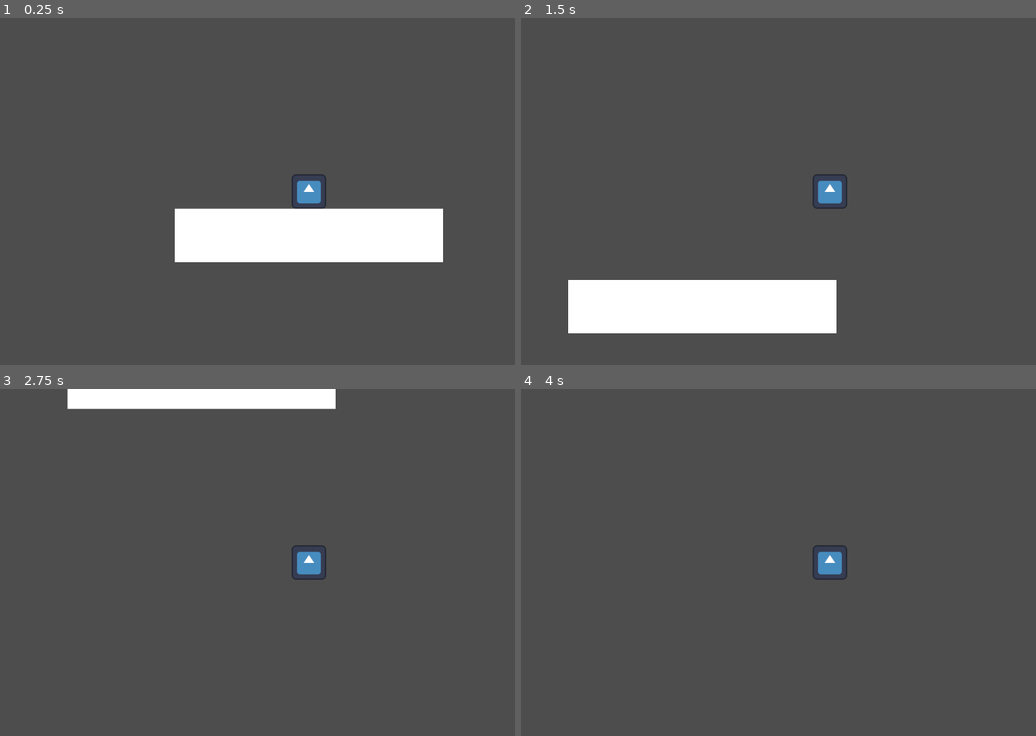
Above: before the commit, frames 1-4 (two rows, left to right).
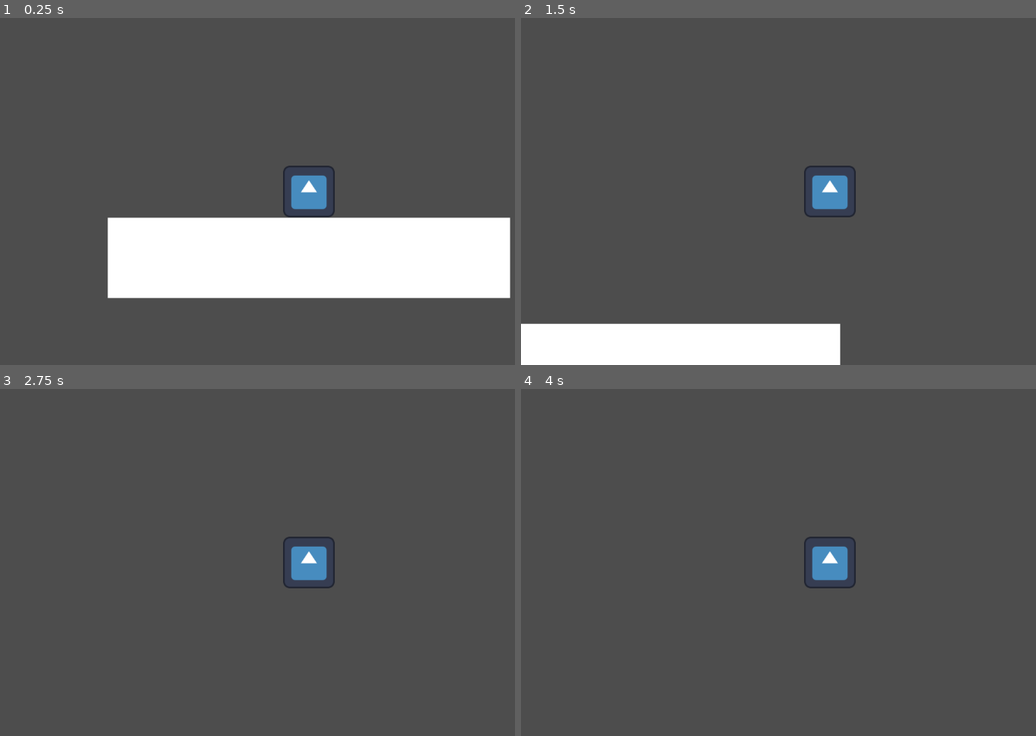
Above: after the commit, the same moments.

Repository: sfaruque10/Godot-2D-Game
Game: Godot game, scene res://platformV1.tscn
The game is run twice, just before and just after one commit, with the same random seed, the same clock (stepped at 60 frames per second) and the same inputs. The engine's default icon, where the game draws it, is replaced by a stand-in: a white triangle on a blue panel in a dark square.
Inputs:
- Up to frame 1 (0.25 s): no input
- Up to frame 2 (1.5 s): tap Enter at 0.5 s; hold Right (ui_right) from 0.53 s (still down); tap Space (dash) at 0.6 s; tap Up (jump) at 0.77, 0.8, 1.07, 1.35 s
- Up to frame 3 (2.75 s): tap Up (jump) at 1.52, 1.82, 2.3 s; tap Space (dash) at 1.55, 2.1 s; release Right (ui_right) at 2.03 s; hold Left (ui_left) from 2.03 s (still down)
- Up to frame 4 (4 s): release Left (ui_left) at 2.78 s; hold Right (ui_right) from 2.78 s (still down); tap Space (dash) at 2.85, 3.5 s; tap Up (jump) at 3.02, 3.32, 3.6, 3.77 s

The runs differ from the first frame. In frame 1, 14% of the frame differs, in the area x 20-100%, y 42-81%; in frame 2, 13%; in frame 3, 3.7%; in frame 4, 0.7%.

Commit message:
Added horizontal bounds, changed some stage one and added part of second stage

Diff:
--- a/2d-game/baseGameLevel.tscn
+++ b/2d-game/baseGameLevel.tscn
@@ -8,6 +8,9 @@
 a = Vector2(3223, 0)
 b = Vector2(-3260, 0)
 
+[sub_resource type="RectangleShape2D" id="RectangleShape2D_t3wiy"]
+size = Vector2(200, 5239.5)
+
 [sub_resource type="RectangleShape2D" id="RectangleShape2D_q5v5t"]
 size = Vector2(261.5, 222.5)
 
@@ -29,9 +32,19 @@
 [sub_resource type="RectangleShape2D" id="RectangleShape2D_3kg2f"]
 size = Vector2(417, 234)
 
+[sub_resource type="RectangleShape2D" id="RectangleShape2D_aevuf"]
+size = Vector2(330.5, 82)
+
+[sub_resource type="RectangleShape2D" id="RectangleShape2D_uvsk6"]
+size = Vector2(727, 82)
+
+[sub_resource type="RectangleShape2D" id="RectangleShape2D_sjpi1"]
+size = Vector2(350, 99)
+
 [node name="BaseGameLevel" type="Node2D"]
 
 [node name="Player" parent="." instance=ExtResource("1_atsvf")]
+position = Vector2(-44, -1804)
 
 [node name="Starting Platform" type="Area2D" parent="."]
 position = Vector2(29, 132)
@@ -48,6 +61,20 @@
 [node name="CollisionShape2D" type="CollisionShape2D" parent="Starting Platform/StaticBody2D"]
 shape = SubResource("SegmentShape2D_q5v5t")
 
+[node name="Boundary Left" type="StaticBody2D" parent="."]
+position = Vector2(-3542, -206)
+
+[node name="CollisionShape2D" type="CollisionShape2D" parent="Boundary Left"]
+position = Vector2(214, -2156)
+shape = SubResource("RectangleShape2D_t3wiy")
+
+[node name="Boundary Right" type="StaticBody2D" parent="."]
+position = Vector2(3148, -177)
+
+[node name="CollisionShape2D" type="CollisionShape2D" parent="Boundary Right"]
+position = Vector2(191, -2183)
+shape = SubResource("RectangleShape2D_t3wiy")
+
 [node name="Platform 1" type="StaticBody2D" parent="."]
 position = Vector2(412, 19)
 
@@ -152,7 +179,7 @@
 shape = SubResource("RectangleShape2D_f53ul")
 
 [node name="Platform 10" type="StaticBody2D" parent="."]
-position = Vector2(1192, -982)
+position = Vector2(1624, -885)
 
 [node name="ColorRect" type="ColorRect" parent="Platform 10"]
 offset_left = -24.0
@@ -164,7 +191,7 @@
 shape = SubResource("RectangleShape2D_6hoih")
 
 [node name="Platform 11" type="StaticBody2D" parent="."]
-position = Vector2(1688, -895)
+position = Vector2(1186, -922)
 
 [node name="ColorRect" type="ColorRect" parent="Platform 11"]
 offset_left = -24.0
@@ -176,7 +203,7 @@
 shape = SubResource("RectangleShape2D_6hoih")
 
 [node name="Platform 12" type="StaticBody2D" parent="."]
-position = Vector2(482, -995)
+position = Vector2(614, -926)
 
 [node name="ColorRect" type="ColorRect" parent="Platform 12"]
 offset_left = -24.0
@@ -188,57 +215,61 @@
 shape = SubResource("RectangleShape2D_6hoih")
 
 [node name="Platform 13" type="StaticBody2D" parent="."]
-position = Vector2(75, -1096)
+position = Vector2(2, -897)
 
 [node name="ColorRect" type="ColorRect" parent="Platform 13"]
 offset_left = -67.0
 offset_top = -41.0
 offset_right = 65.0
 offset_bottom = 39.0
+metadata/_edit_use_anchors_ = true
 
 [node name="CollisionShape2D" type="CollisionShape2D" parent="Platform 13"]
 position = Vector2(-0.5, 0)
 shape = SubResource("RectangleShape2D_opwys")
 
 [node name="Platform 14" type="StaticBody2D" parent="."]
-position = Vector2(71, -1371)
+position = Vector2(-2, -1172)
 
 [node name="ColorRect" type="ColorRect" parent="Platform 14"]
 offset_left = -122.0
 offset_top = -41.0
 offset_right = 123.0
 offset_bottom = 39.0
+metadata/_edit_use_anchors_ = true
 
 [node name="CollisionShape2D" type="CollisionShape2D" parent="Platform 14"]
 shape = SubResource("RectangleShape2D_f53ul")
 
 [node name="Platform 15" type="StaticBody2D" parent="."]
-position = Vector2(65, -1622)
+position = Vector2(-8, -1423)
 
 [node name="ColorRect" type="ColorRect" parent="Platform 15"]
 offset_left = -122.0
 offset_top = -41.0
 offset_right = 123.0
 offset_bottom = 39.0
+metadata/_edit_use_anchors_ = true
 
 [node name="CollisionShape2D" type="CollisionShape2D" parent="Platform 15"]
 shape = SubResource("RectangleShape2D_f53ul")
 
 [node name="Platform 16" type="StaticBody2D" parent="."]
-position = Vector2(63, -1849)
+position = Vector2(-10, -1650)
 
 [node name="ColorRect" type="ColorRect" parent="Platform 16"]
 offset_left = -208.0
 offset_top = -41.0
 offset_right = 211.0
 offset_bottom = 39.0
+metadata/_edit_use_anchors_ = true
 
 [node name="CollisionShape2D" type="CollisionShape2D" parent="Platform 16"]
 position = Vector2(1, -1)
 shape = SubResource("RectangleShape2D_x6wv0")
 
 [node name="Dash Checkpoint" type="Area2D" parent="."]
-position = Vector2(67, -2018)
+position = Vector2(-6, -1819)
 script = ExtResource("3_q5v5t")
 
 [node name="CollisionShape2D" type="CollisionShape2D" parent="Dash Checkpoint"]
@@ -246,5 +277,106 @@
 position = Vector2(-5, -1)
 shape = SubResource("RectangleShape2D_3kg2f")
 
+[node name="Platform 17" type="StaticBody2D" parent="."]
+position = Vector2(-1320, -1660)
+
+[node name="ColorRect" type="ColorRect" parent="Platform 17"]
+offset_left = -208.0
+offset_top = -41.0
+offset_right = 211.0
+offset_bottom = 39.0
+
+[node name="CollisionShape2D" type="CollisionShape2D" parent="Platform 17"]
+position = Vector2(1, -1)
+shape = SubResource("RectangleShape2D_x6wv0")
+
+[node name="Platform 18" type="StaticBody2D" parent="."]
+position = Vector2(-2509, -1870)
+
+[node name="ColorRect" type="ColorRect" parent="Platform 18"]
+offset_left = -208.0
+offset_top = -41.0
+offset_right = 211.0
+offset_bottom = 39.0
+
+[node name="CollisionShape2D" type="CollisionShape2D" parent="Platform 18"]
+position = Vector2(1, -1)
+shape = SubResource("RectangleShape2D_x6wv0")
+
+[node name="Platform 19" type="StaticBody2D" parent="."]
+position = Vector2(-3111, -2254)
+
+[node name="ColorRect" type="ColorRect" parent="Platform 19"]
+offset_left = -116.0
+offset_top = -41.0
+offset_right = 216.0
+offset_bottom = 39.0
+
+[node name="CollisionShape2D" type="CollisionShape2D" parent="Platform 19"]
+position = Vector2(50.75, -1)
+shape = SubResource("RectangleShape2D_aevuf")
+
+[node name="Platform 20" type="StaticBody2D" parent="."]
+position = Vector2(-2946, -2807)
+rotation = 1.5707964
+
+[node name="ColorRect" type="ColorRect" parent="Platform 20"]
+offset_left = -358.5376
+offset_top = -41.0
+offset_right = 363.68823
+offset_bottom = 39.0
+
+[node name="CollisionShape2D" type="CollisionShape2D" parent="Platform 20"]
+position = Vector2(-0.5, -1)
+shape = SubResource("RectangleShape2D_uvsk6")
+
+[node name="Platform 21" type="StaticBody2D" parent="."]
+position = Vector2(-2693, -3125)
+
+[node name="ColorRect" type="ColorRect" parent="Platform 21"]
+offset_left = -208.0
+offset_top = -41.0
+offset_right = 211.0
+offset_bottom = 39.0
+
+[node name="CollisionShape2D" type="CollisionShape2D" parent="Platform 21"]
+position = Vector2(1, -1)
+shape = SubResource("RectangleShape2D_x6wv0")
+
+[node name="Platform 22" type="StaticBody2D" parent="."]
+position = Vector2(-1736, -3127)
+
+[node name="ColorRect" type="ColorRect" parent="Platform 22"]
+offset_left = -208.0
+offset_top = -41.0
+offset_right = 211.0
+offset_bottom = 39.0
+
+[node name="CollisionShape2D" type="CollisionShape2D" parent="Platform 22"]
+position = Vector2(1, -1)
+shape = SubResource("RectangleShape2D_x6wv0")
+
+[node name="Platform 23" type="StaticBody2D" parent="."]
+position = Vector2(-805, -2913)
+
+[node name="ColorRect" type="ColorRect" parent="Platform 23"]
+offset_left = -208.0
+offset_top = -41.0
+offset_right = 211.0
+offset_bottom = 39.0
+
+[node name="CollisionShape2D" type="CollisionShape2D" parent="Platform 23"]
+position = Vector2(1, -1)
+shape = SubResource("RectangleShape2D_x6wv0")
+
+[node name="GravSwap" type="Area2D" parent="."]
+position = Vector2(-3060, -2255)
+script = ExtResource("2_f53ul")
+
+[node name="CollisionShape2D" type="CollisionShape2D" parent="GravSwap"]
+position = Vector2(7, -9.5)
+shape = SubResource("RectangleShape2D_sjpi1")
+
 [connection signal="body_entered" from="Starting Platform" to="Starting Platform" method="_on_body_entered"]
 [connection signal="body_entered" from="Dash Checkpoint" to="Dash Checkpoint" method="_on_body_entered"]
+[connection signal="body_entered" from="GravSwap" to="GravSwap" method="_on_body_entered"]
--- a/2d-game/global.gd
+++ b/2d-game/global.gd
@@ -2,3 +2,5 @@
 
 var gravity_direction = 1 # normal gravity or flipped gravity
 var has_dash = false #Player does not have immediate access to dash
+var max_dashes = 1
+var max_jumps = 1
--- a/2d-game/player.gd
+++ b/2d-game/player.gd
@@ -8,8 +8,6 @@
 
 var jumps = 0
 var dashes = 0
-var max_dashes = 1
-var max_jumps = 1
 var is_dashing = false
 var dash_direction = 0
 #var gravity_direction = 1 # normal gravity or flipped gravity
@@ -27,7 +25,7 @@
 			jumps = 0 # reset number of jumps
 			dashes = 0 # reset number of dashes
 
-		if Input.is_action_just_pressed("jump") and jumps < max_jumps:
+		if Input.is_action_just_pressed("jump") and jumps < Global.max_jumps:
 			velocity.y = -jump_force * Global.gravity_direction
 			jumps += 1 # increment number of jumps
 
@@ -35,7 +33,7 @@
 		velocity.x = speed * direction * Global.gravity_direction
 
 		# press shift while holding arrow key
-		if Input.is_action_just_pressed("dash") and Global.has_dash == true and dashes < max_dashes: # dash
+		if Input.is_action_just_pressed("dash") and Global.has_dash == true and dashes < Global.max_dashes: # dash
 			var dir = Input.get_axis("ui_left", "ui_right")
 			if dir != 0: # if not standing in place
 				dash_direction = dir
--- a/2d-game/player.tscn
+++ b/2d-game/player.tscn
@@ -16,7 +16,7 @@
 shape = SubResource("RectangleShape2D_hqtel")
 
 [node name="Camera2D" type="Camera2D" parent="."]
-zoom = Vector2(0.5, 0.5)
+zoom = Vector2(0.75, 0.75)
 
 [node name="Timer" type="Timer" parent="."]
 wait_time = 0.3
Not shown: 1 places in 2d-game/baseGameLevel.tscn that only renumber resources
